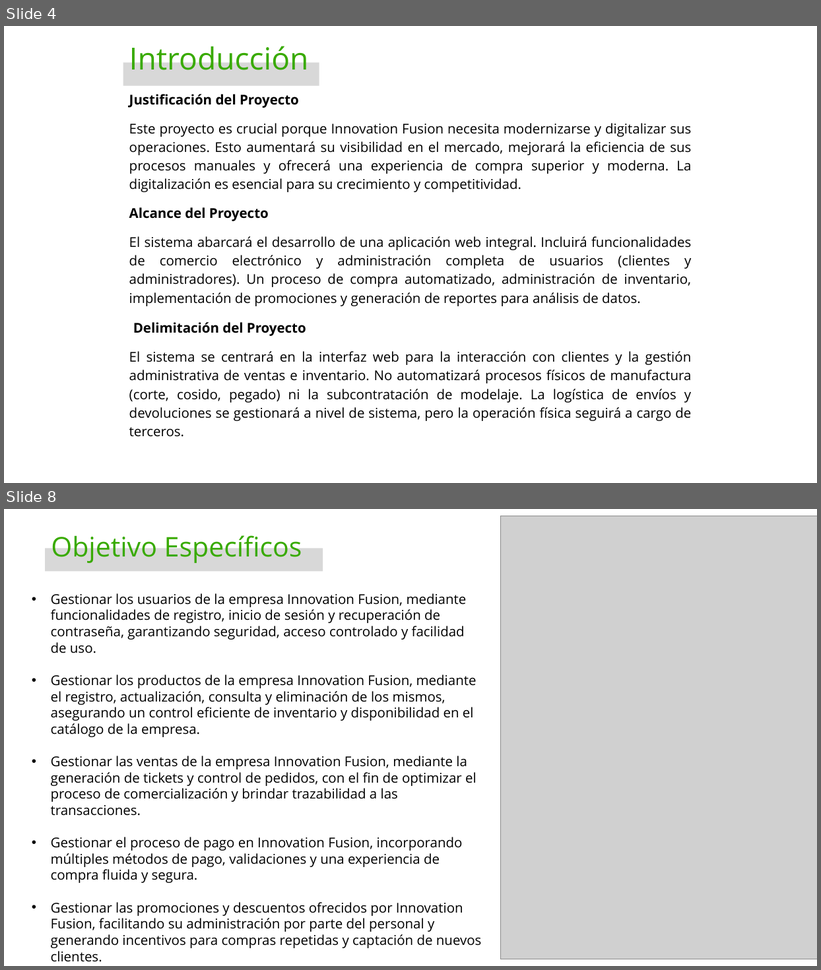
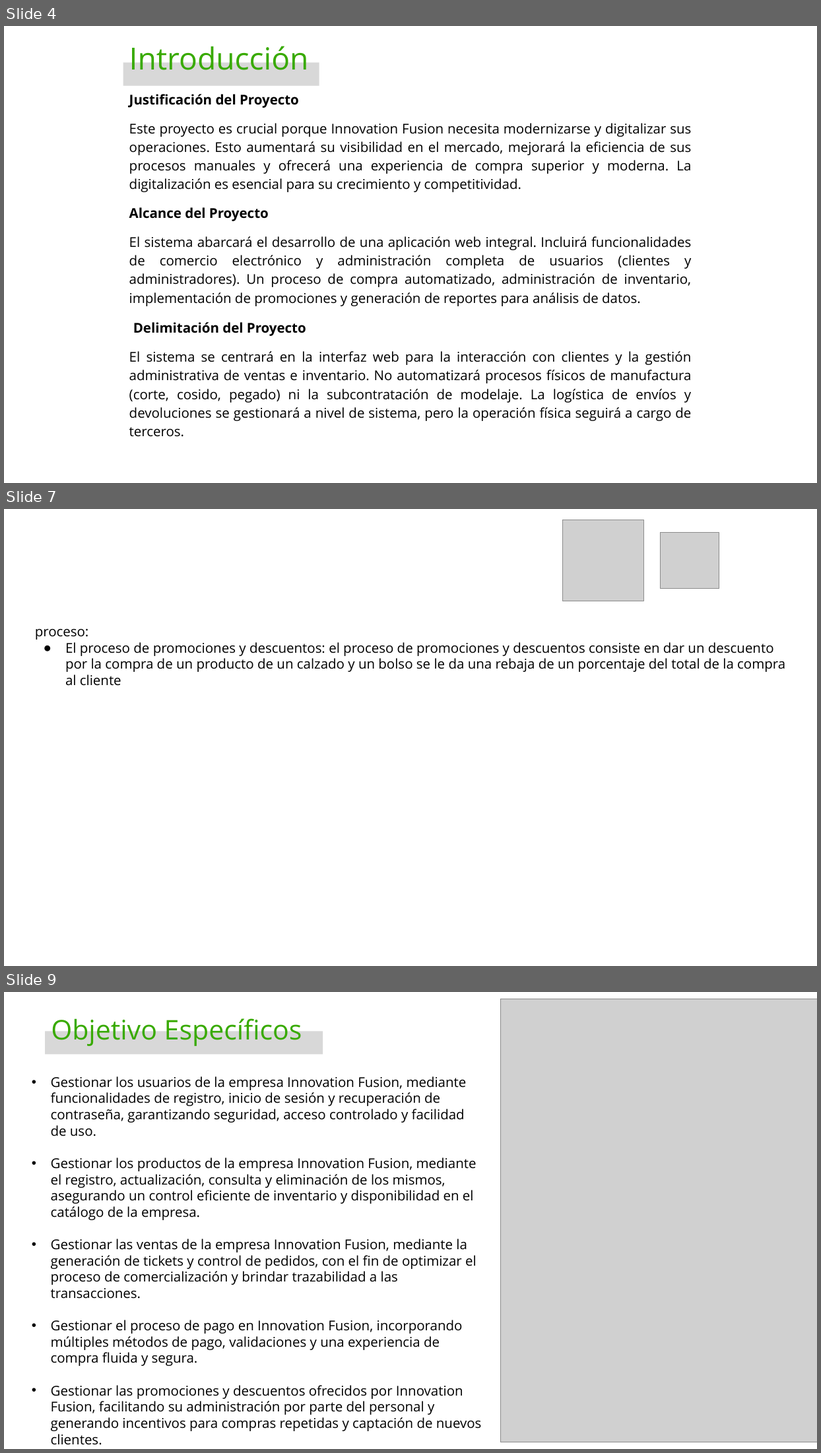
Before and after one commit to Katherin-22/Innovation_Fusion, a slide deck: 01_proyecto/trim1/01_contextualizacion_proyecto/Presentación del Proyecto.pptx. Shown one above the other, each under a label of ours: slides 4 and 8 before the commit, slides 4, 7 and 9 after it; the slides between them are not shown. The pictures are 821x970 and 821x1453 pixels, drawn with LibreOffice and Linux fonts; fonts in the diff are those of the drawing; grey boxes stand for pictures; background and template pictures are left out. Boxes give left, top, right and bottom in pixels: in the first picture for what was removed or moved away, otherwise in the second. Text is boxed around its words. In the diff, an @@ line names an element or a change of style, - is before the commit and + after.

```diff
--- a/01_proyecto/trim1/01_contextualizacion_proyecto/Presentación del Proyecto.pptx
+++ b/01_proyecto/trim1/01_contextualizacion_proyecto/Presentación del Proyecto.pptx
@@ slide 7 added at (4,509,817,966), background picture (left out) @@
@@ title added at (34,516,736,605), 44 pt, text #FFFFFF @@
+Problema
@@ picture added at (563,520,644,601) @@
@@ picture added at (661,532,719,588) @@
@@ text added at (35,628,785,686), 16 pt, text #000000 @@
+proceso:
+● El proceso de promociones y descuentos: el proceso de promociones y descuentos consiste en dar un descuento por la compra de un producto de un calzado y un bolso se le da una rebaja de un porcentaje del total de la compra al cliente
@@ what was slide 8 is now slide 9 @@
```
Also in this commit, not shown: 10 slides changed.
